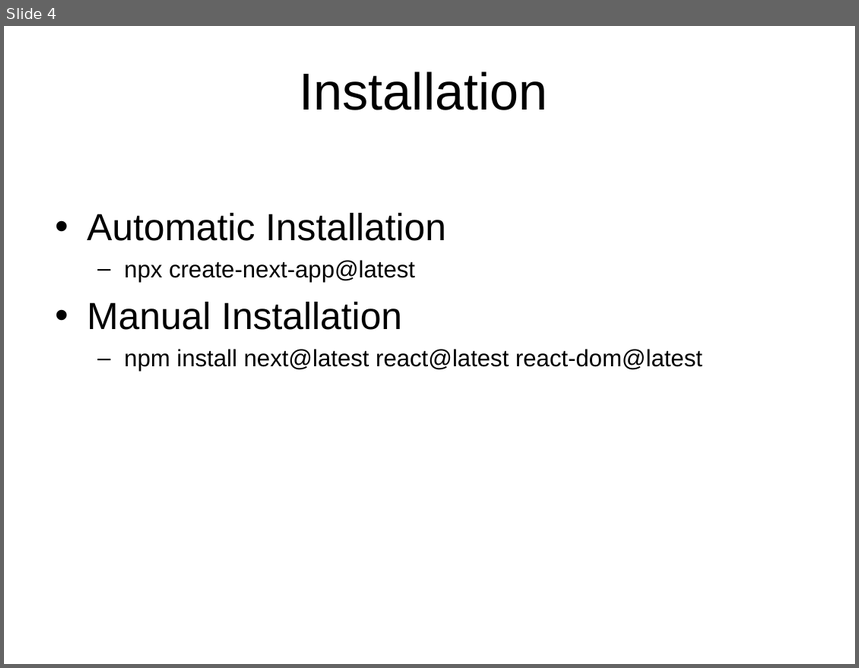
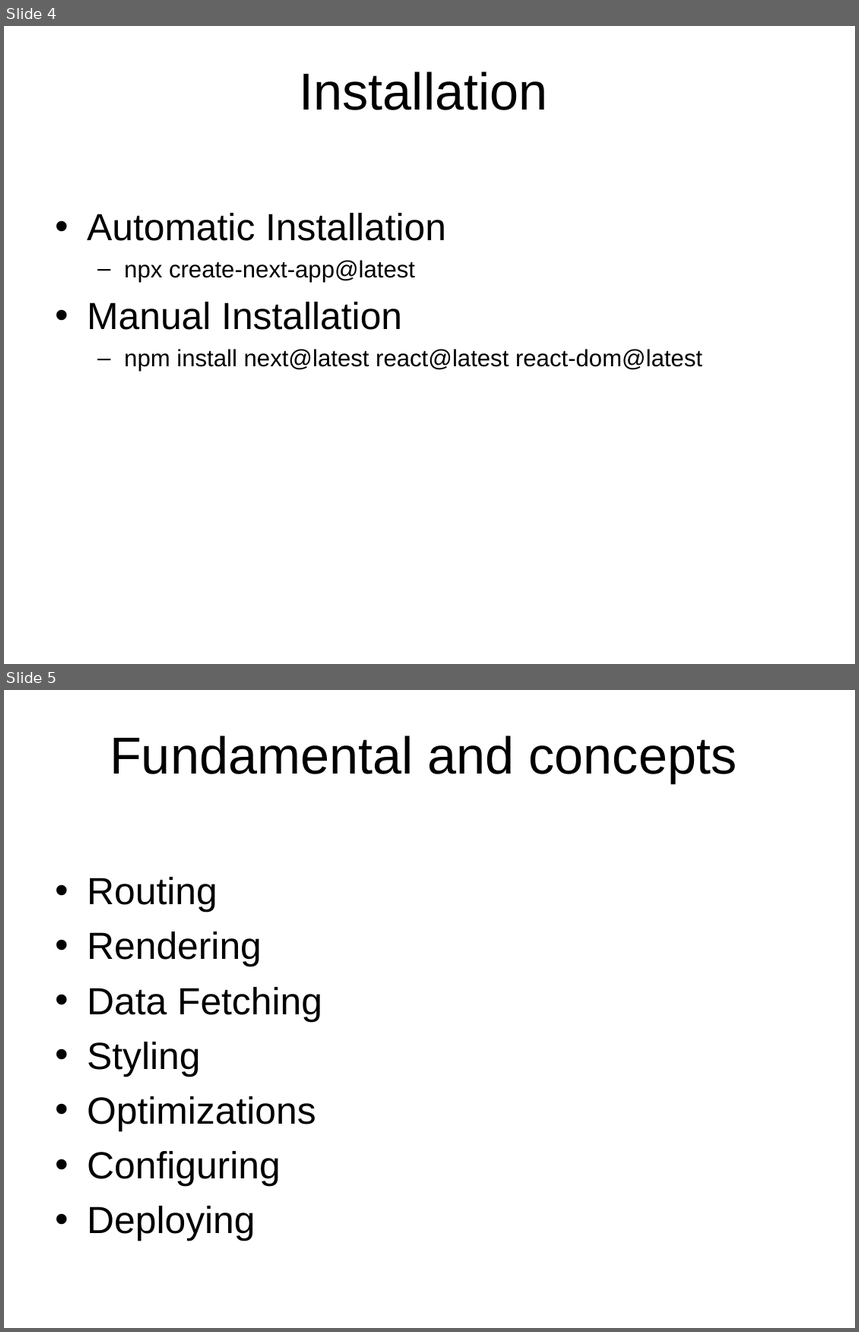
Before and after one commit to thongleclv/nextjs, a slide deck: NextJs Introduction.ppt. Shown one above the other, each under a label of ours: slide 4 before the commit, slides 4 and 5 after it. The pictures are 859x668 and 859x1332 pixels, drawn with LibreOffice and Linux fonts; fonts in the diff are those of the drawing; background and template pictures are left out. Boxes give left, top, right and bottom in pixels: in the first picture for what was removed or moved away, otherwise in the second. Text is boxed around its words. In the diff, an @@ line names an element or a change of style, - is before the commit and + after.

```diff
--- a/NextJs Introduction.ppt
+++ b/NextJs Introduction.ppt
@@ slide 5 added at box(4, 690, 855, 1328), background picture (left out) @@
@@ title added at box(110, 736, 737, 783), 44 pt, text #000000 @@
+Fundamental and concepts
@@ text added at box(87, 877, 322, 1242), 32 pt, text #000000 @@
+• Routing
+• Rendering
+• Data Fetching
+• Styling
+• Optimizations
+• Configuring
+• Deploying
```
Also in this commit, not shown: 2 other slides added, 18 other files.
